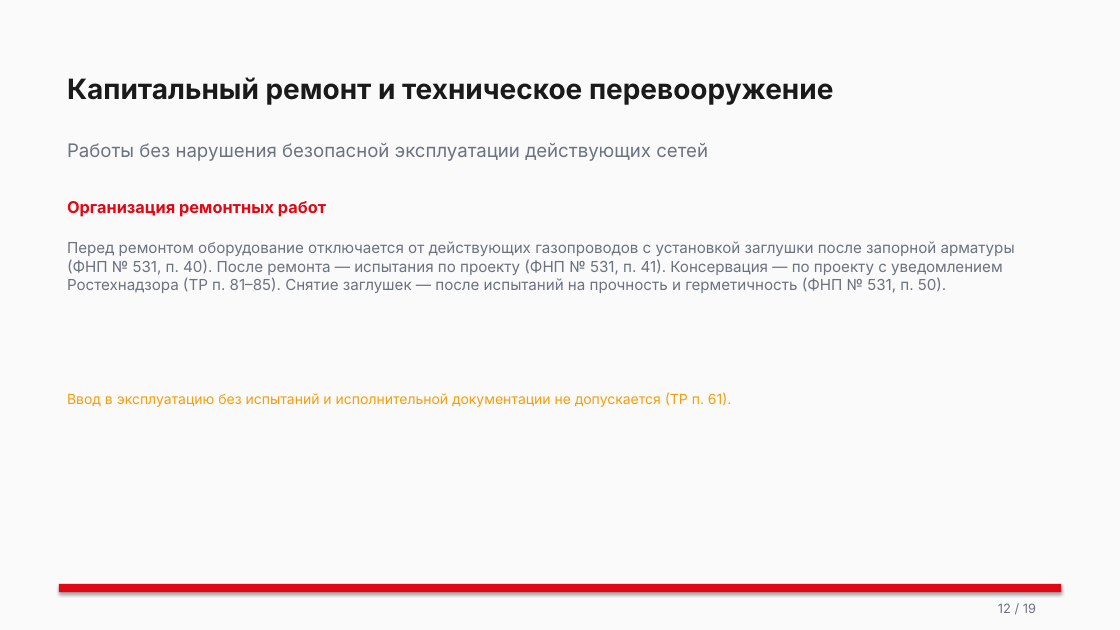
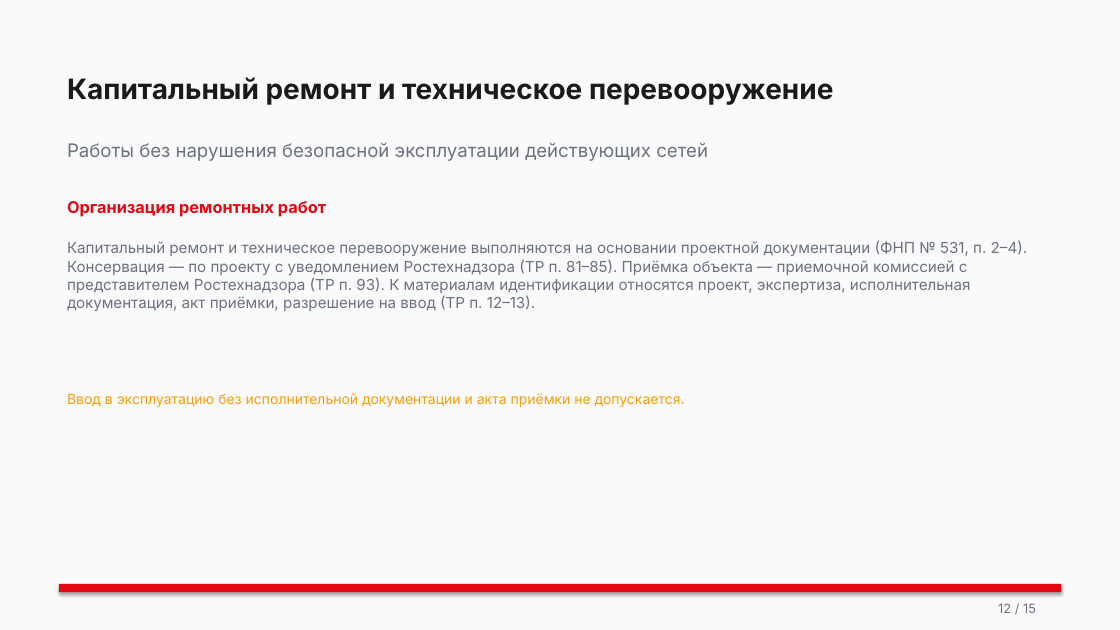
Before and after one commit to lysakalenushka-hash/-, a slide deck: slide 12 of Б.7.5_Проектирование_строительство_газовых_сетей.pptx. Drawn at 1120x630 pixels with LibreOffice and Linux fonts; fonts in the diff are those of the drawing. Boxes give left, top, right and bottom in pixels: in the first picture for what was removed or moved away, otherwise in the second. Text is boxed around its words. In the diff, an @@ line names an element or a change of style, - is before the commit and + after.

```diff
--- a/Б.7.5_Проектирование_строительство_газовых_сетей.pptx
+++ b/Б.7.5_Проектирование_строительство_газовых_сетей.pptx
@@ text at (67,240,1027,311): text changed @@
-Перед ремонтом оборудование отключается от действующих газопроводов с установкой заглушки после запорной арматуры (ФНП № 531, п. 40). После ремонта — испытания по проекту (ФНП № 531, п. 41). Консервация — по проекту с уведомлением Ростехнадзора (ТР п. 81–85). Снятие заглушек — после испытаний на прочность и герметичность (ФНП № 531, п. 50).
+Капитальный ремонт и техническое перевооружение выполняются на основании проектной документации (ФНП № 531, п. 2–4). Консервация — по проекту с уведомлением Ростехнадзора (ТР п. 81–85). Приёмка объекта — приемочной комиссией с представителем Ростехнадзора (ТР п. 93). К материалам идентификации относятся проект, экспертиза, исполнительная документация, акт приёмки, разрешение на ввод (ТР п. 12–13).
@@ text at (67,393,685,407): text changed @@
-Ввод в эксплуатацию без испытаний и исполнительной документации не допускается (ТР п. 61).
+Ввод в эксплуатацию без исполнительной документации и акта приёмки не допускается.
@@ text at (998,603,1036,613): text changed @@
-12 / 19
+12 / 15
```
Also in this commit, not shown: 14 other slides changed, 4 slides removed, 11 other files.
